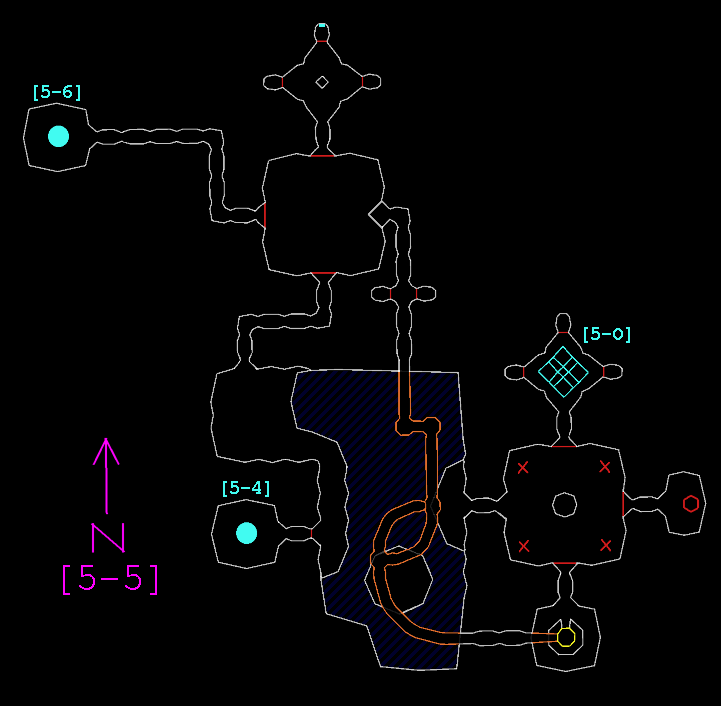
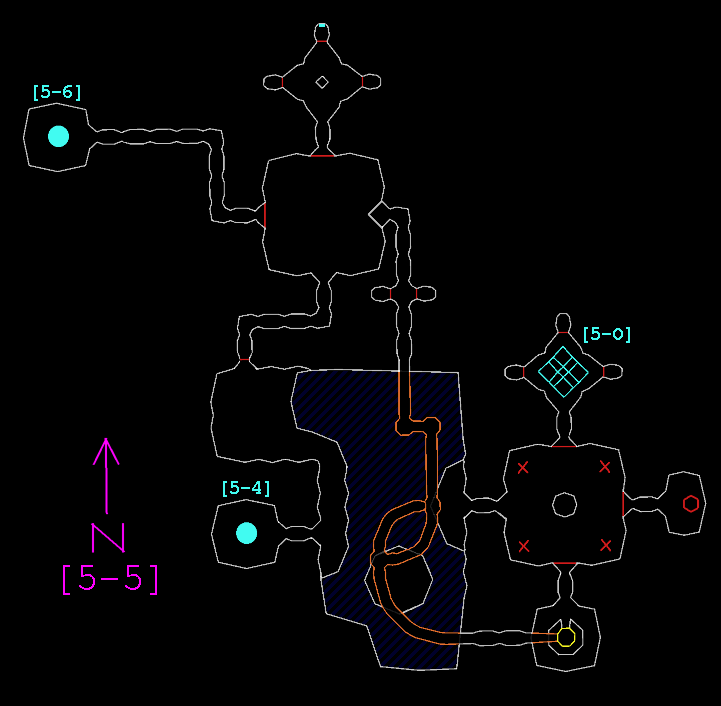
Layered file, before and after one edit (721×706). Changes by layer:
painted on "main" over (x1=240, y1=272, x2=336, y2=538)
